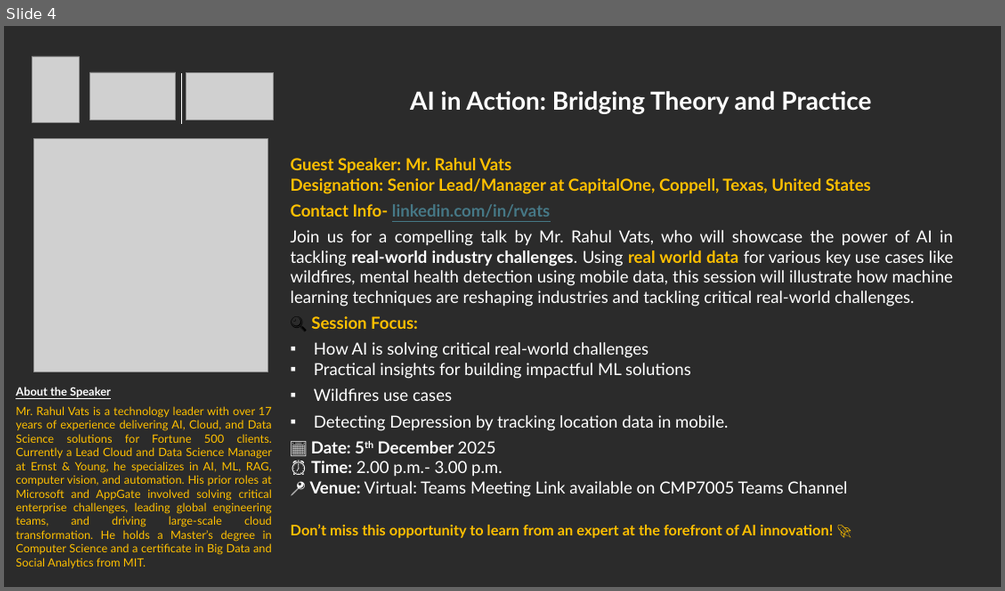
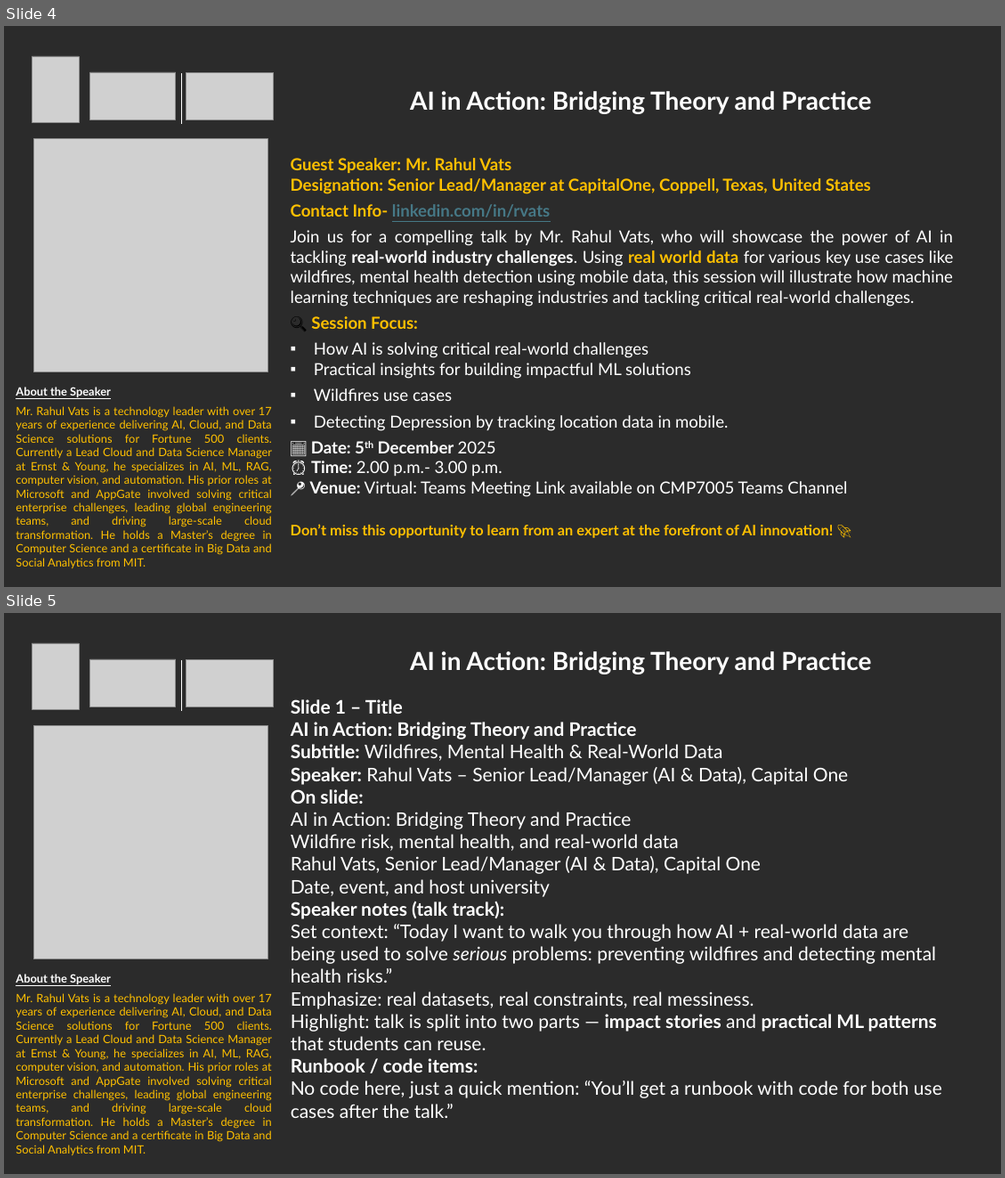
Before and after one commit to rvats/CardiffMetropolitanUniversity_Talk_By_RahulVats, a slide deck: AITalk_at_Cardiff_By_RahulVats.pptx. Shown one above the other, each under a label of ours: slide 4 before the commit, slides 4 and 5 after it. The pictures are 1005x591 and 1005x1178 pixels, drawn with LibreOffice and Linux fonts; fonts in the diff are those of the drawing; grey boxes stand for pictures; background and template pictures are left out; a plain dark background stands for a picture behind light text. Boxes give left, top, right and bottom in pixels: in the first picture for what was removed or moved away, otherwise in the second. Text is boxed around its words. In the diff, an @@ line names an element or a change of style, - is before the commit and + after.

Commit message:
Updating Slides

```diff
--- a/AITalk_at_Cardiff_By_RahulVats.pptx
+++ b/AITalk_at_Cardiff_By_RahulVats.pptx
@@ slide 5 added at bbox=[4, 613, 1001, 1174], background picture (left out) @@
@@ picture added at bbox=[32, 643, 79, 709] @@
@@ picture added at bbox=[90, 659, 176, 706] @@
@@ line added from (181, 660) to (181, 711), #FFFFFF 0.25 pt @@
@@ picture added at bbox=[186, 659, 273, 706] @@
@@ text added at bbox=[410, 651, 871, 674], 24 pt, text #FFFFFF, bold @@
+AI in Action: Bridging Theory and Practice
@@ text added at bbox=[291, 699, 942, 1118], 18 pt, text #FFFFFF @@
+Slide 1 – Title
+AI in Action: Bridging Theory and Practice
+Subtitle: Wildfires, Mental Health & Real-World Data
+Speaker: Rahul Vats – Senior Lead/Manager (AI & Data), Capital One
+On slide:
+AI in Action: Bridging Theory and Practice
+Wildfire risk, mental health, and real-world data
+Rahul Vats, Senior Lead/Manager (AI & Data), Capital One
+Date, event, and host university
+Speaker notes (talk track):
+Set context: “Today I want to walk you through how AI + real-world data are being used to solve serious problems: preventing wildfires and detecting mental health risks.”
+Emphasize: real datasets, real constraints, real messiness.
+Highlight: talk is split into two parts — impact stories and practical ML patterns that students can reuse.
+Runbook / code items:
+No code here, just a quick mention: “You’ll get a runbook with code for both use cases after the talk.”
@@ picture added at bbox=[33, 726, 267, 959] @@
@@ text added at bbox=[16, 973, 272, 1155], 11 pt, text #FFC000 @@
+About the Speaker
+Mr. Rahul Vats is a technology leader with over 17 years of experience delivering AI, Cloud, and Data Science solutions for Fortune 500 clients. Currently a Lead Cloud and Data Science Manager at Ernst & Young, he specializes in AI, ML, RAG, computer vision, and automation. His prior roles at Microsoft and AppGate involved solving critical enterprise challenges, leading global engineering teams, and driving large-scale cloud transformation. He holds a Master’s degree in Computer Science and a certificate in Big Data and Social Analytics from MIT.
```
Also in this commit, not shown: 17 other slides added.
